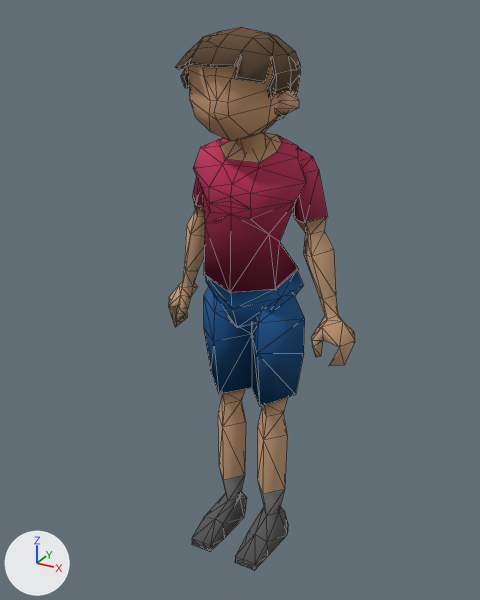
The Blender file assets/modeling/joaquim.blend, before and after one commit.
The view is the same before and after, from a camera (50 mm lens) standing at (0.668, -1.254, 1.296) and looking at (-0.005, -0.029, 0.684). The lights are fixed; the arrows at lower left show +X, +Y and +Z. Mesh edges are drawn as thin lines.

Objects in the first picture: 'joaquim'.
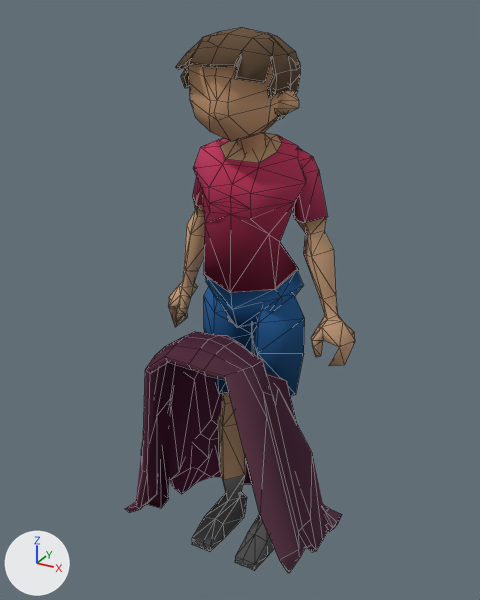
Where the change shows, as pixel boxes [x1, y1, x2, y2] in the pictures (480 x 600 px; the box of a moved part takes in the faces that stretch with it):
'blanket', shown (brown)
    after: [125, 332, 342, 573]
part 1 of me_plane, moved or reshaped (not visible before)
    after: [269, 374, 297, 423]
part 2 of me_plane, surface changed (brown)
    after: [125, 332, 342, 573]

The change in detail:
me_plane has 284 vertices, 282 faces and spans x -0.226..0.245, y -0.258..0.152, z -0.001..0.65.
me_plane is used by ob_blanket; location (0.0, 0.0, 0.0).
Part 1, on me_plane:
Vertex 239 of me_plane moves from (0.077, -0.029, 0.529) to (0.108, -0.005, 0.49) at pixel (286, 381).
me_plane part 2: texture (UV) coordinates of 282 of 282 faces, centred in x -0.22..0.239, y -0.252..0.147, z 0.009..0.644, changed; they spanned u 0.11..0.12, v 0.01..0.03 and now span u 0.02..0.03, v 0.1..0.11.
Object 'blanket' (ob_blanket) is now shown.
